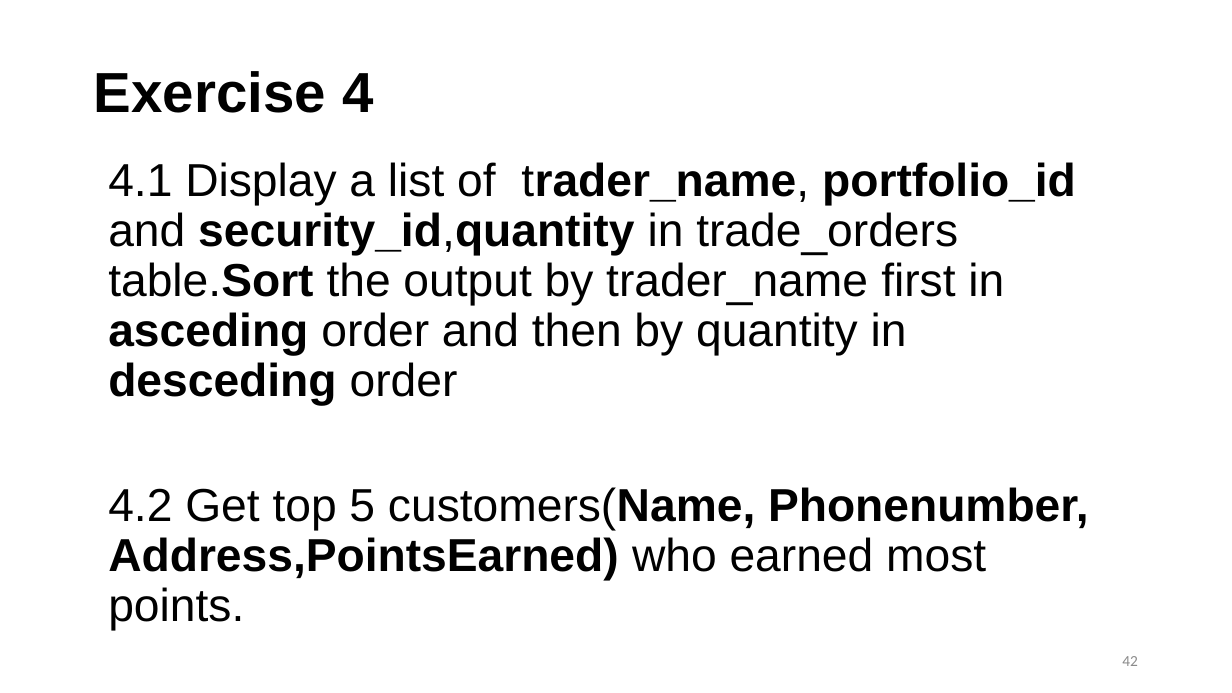
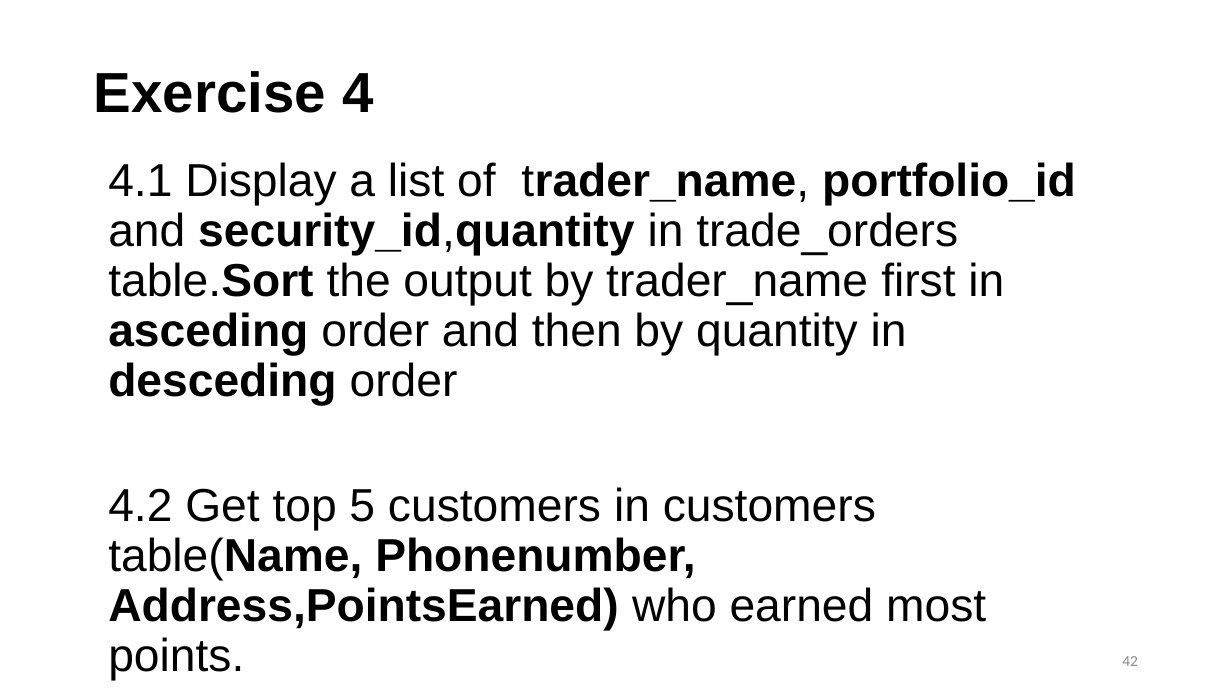
Before and after one commit to hgao62/sql_tutorial, a slide deck: slide 42 of SQL_PPT_2025.pptx. Drawn at 1232x693 pixels with LibreOffice and Linux fonts; fonts in the diff are those of the drawing. Boxes give left, top, right and bottom in pixels: in the first picture for what was removed or moved away, otherwise in the second. Text is boxed around its words. In the diff, an @@ line names an element or a change of style, - is before the commit and + after.

Commit message:
update exercise for chapter 8

```diff
--- a/SQL_PPT_2025.pptx
+++ b/SQL_PPT_2025.pptx
@@ text at (108, 487, 986, 631): text changed @@
-4.2 Get top 5 customers(Name, Phonenumber, Address,PointsEarned) who earned most points.
+4.2 Get top 5 customers in customers table(Name, Phonenumber, Address,PointsEarned) who earned most points.
```
Also in this commit, not shown: 11 other slides changed, 3 slides added, 9 other files.
